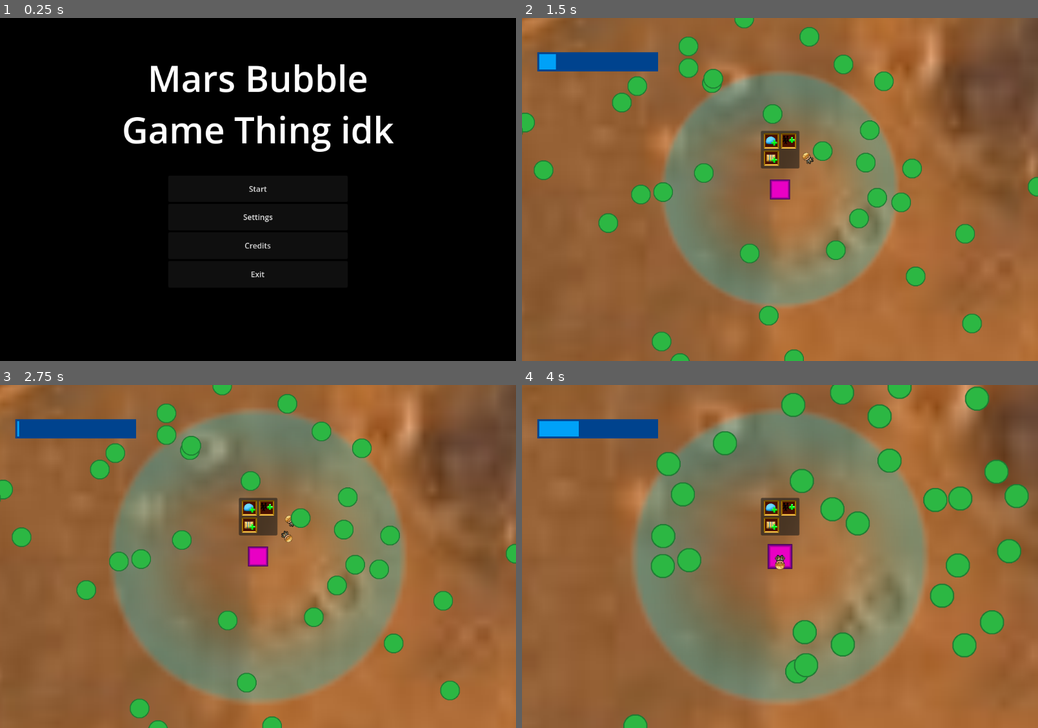
Above: before the commit, frames 1-4 (two rows, left to right).
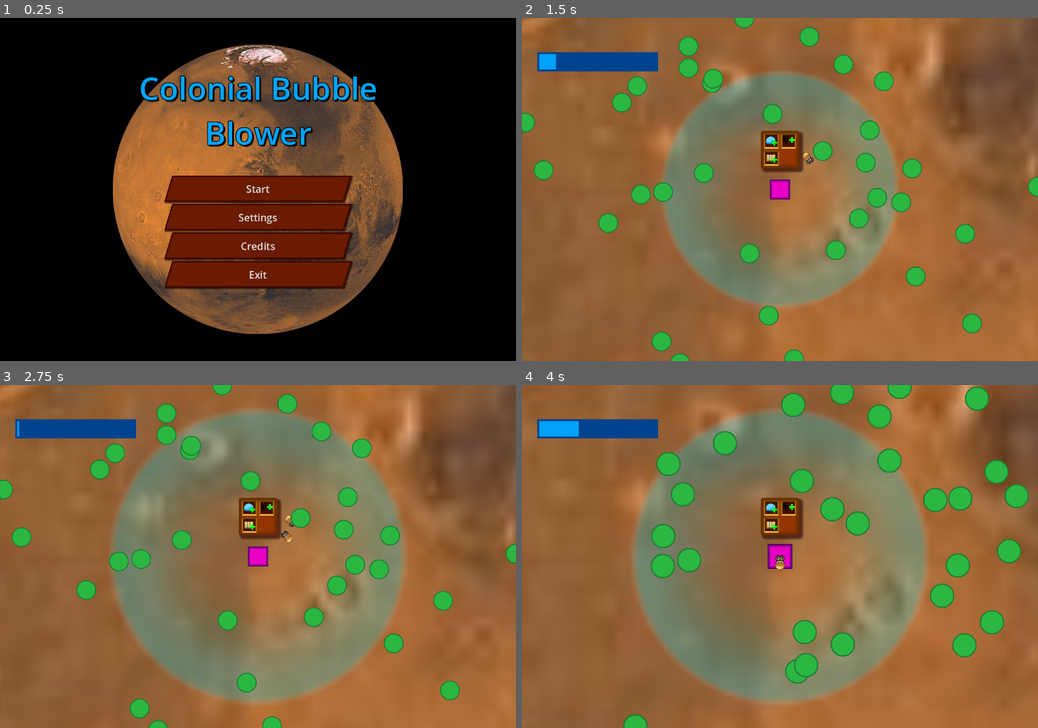
Above: after the commit, the same moments.

Repository: Fach01/Bopulation-Bubble-Beyond
Game: Godot game, scene res://Scenes/Main Menu.tscn
Two runs of this game, one before a commit and one after it. Both use one fixed random seed, a clock stepped at 60 frames per second and the inputs below.
Inputs (mouse positions are in pixels of both pictures, inside the frame that each line leads up to):
- Up to frame 1 (0.25 s): no input
- Up to frame 2 (1.5 s): click "Start" at 0.5 s; click (769, 141) at 1.25 s
- Up to frame 3 (2.75 s): click (268, 508) at 2 s
- Up to frame 4 (4 s): click (769, 525) at 2.75 s; click "Restart" at 3.5 s

The runs differ from the first frame. In frame 1, 37% of the frame differs, in the area x 21-79%, y 7-93%; in frame 2, 0.6%; in frame 3, 0.6%; in frame 4, 0.6%.

Commit message:
Menu Themeing

Diff:
--- /dev/null
+++ b/Objects/win_screen.tscn
@@ -0,0 +1,107 @@
+[gd_scene load_steps=5 format=3 uid="uid://clb06qln38owr"]
+
+[ext_resource type="Script" path="res://Scripts/start_button.gd" id="1_5wixi"]
+
+[sub_resource type="Gradient" id="Gradient_krt4s"]
+colors = PackedColorArray(0.534614, 0.630143, 0.822404, 1, 1, 1, 1, 1)
+
+[sub_resource type="GradientTexture2D" id="GradientTexture2D_1oskb"]
+gradient = SubResource("Gradient_krt4s")
+width = 15
+height = 40
+fill_from = Vector2(1, 0)
+fill_to = Vector2(1, 1)
+
+[sub_resource type="Gradient" id="Gradient_qmrch"]
+interpolation_color_space = 2
+offsets = PackedFloat32Array(0, 0.22408, 0.488294, 0.779264, 1)
+colors = PackedColorArray(1, 0, 0, 1, 0.643212, 0.980312, 0, 1, 0, 0.98, 0.898333, 1, 0.0490002, 0, 0.98, 1, 0.931, 0, 0.98, 1)
+
+[node name="Lose Screen" type="AspectRatioContainer"]
+anchors_preset = 15
+anchor_right = 1.0
+anchor_bottom = 1.0
+grow_horizontal = 2
+grow_vertical = 2
+
+[node name="Control" type="Control" parent="."]
+layout_mode = 2
+mouse_filter = 2
+
+[node name="Panel" type="Panel" parent="Control"]
+layout_mode = 1
+anchors_preset = -1
+anchor_left = 0.121
+anchor_top = 0.275
+anchor_right = 0.879
+anchor_bottom = 0.728
+offset_left = -0.120003
+offset_top = 2.0
+offset_right = 0.119934
+offset_bottom = -0.160034
+grow_horizontal = 2
+grow_vertical = 2
+mouse_filter = 2
+
+[node name="Label" type="RichTextLabel" parent="Control/Panel"]
+layout_mode = 1
+anchors_preset = -1
+anchor_right = 1.0
+anchor_bottom = 0.343
+offset_left = 13.0
+offset_top = 19.0
+offset_right = -12.9999
+offset_bottom = 65.868
+grow_horizontal = 2
+grow_vertical = 2
+bbcode_enabled = true
+text = "[center][font_size=50]Congratulations![font_size=25]
+You've successfully colonised mars!"
+
+[node name="HBoxContainer" type="HBoxContainer" parent="Control/Panel"]
+layout_mode = 1
+anchors_preset = -1
+anchor_left = 0.077
+anchor_top = 0.522
+anchor_right = 0.918
+anchor_bottom = 0.765
+offset_left = -0.0419998
+offset_top = -0.127975
+offset_right = -0.227966
+offset_bottom = 0.14003
+grow_horizontal = 2
+grow_vertical = 2
+mouse_filter = 2
+
+[node name="Button" type="Button" parent="Control/Panel/HBoxContainer"]
+layout_mode = 2
+size_flags_horizontal = 3
+mouse_filter = 1
+text = "Play Again"
+script = ExtResource("1_5wixi")
+NewScene = &"Scenes/Game Scene.tscn"
+
+[node name="Button2" type="Button" parent="Control/Panel/HBoxContainer"]
+layout_mode = 2
+size_flags_horizontal = 3
+mouse_filter = 1
+text = "Main Menu"
+script = ExtResource("1_5wixi")
+NewScene = &"Scenes/Main Menu.tscn"
+
+[node name="CPUParticles2D" type="CPUParticles2D" parent="Control"]
+position = Vector2(360, 720)
+texture = SubResource("GradientTexture2D_1oskb")
+emission_shape = 3
+emission_rect_extents = Vector2(300, 1)
+particle_flag_align_y = true
+direction = Vector2(0, -1)
+spread = 22.88
+gravity = Vector2(0, 400)
+initial_velocity_min = 302.77
+initial_velocity_max = 637.9
+scale_amount_min = 0.3
+split_scale = true
+scale_curve_x = null
+scale_curve_y = null
+color_initial_ramp = SubResource("Gradient_qmrch")
--- /dev/null
+++ b/Primary Theme.tres
@@ -0,0 +1,91 @@
+[gd_resource type="Theme" load_steps=6 format=3 uid="uid://crs3vvx21fu"]
+
+[sub_resource type="StyleBoxFlat" id="StyleBoxFlat_8bb4p"]
+content_margin_left = 5.0
+content_margin_top = 5.0
+content_margin_right = 5.0
+content_margin_bottom = 5.0
+bg_color = Color(0.521569, 0.0313726, 0, 1)
+skew = Vector2(0.3, 0)
+border_width_left = 3
+border_width_top = 3
+border_width_right = 3
+border_width_bottom = 3
+border_color = Color(1, 0.566291, 0.479449, 1)
+shadow_size = 2
+shadow_offset = Vector2(2, 2)
+anti_aliasing = false
+
+[sub_resource type="StyleBoxFlat" id="StyleBoxFlat_d0o6f"]
+content_margin_left = 5.0
+content_margin_top = 5.0
+content_margin_right = 5.0
+content_margin_bottom = 5.0
+bg_color = Color(0.519702, 0.032863, 0, 1)
+skew = Vector2(0.3, 0)
+border_width_left = 3
+border_width_top = 3
+border_width_right = 3
+border_width_bottom = 3
+border_color = Color(0.247059, 0.0196078, 0, 1)
+shadow_size = 2
+shadow_offset = Vector2(2, 2)
+anti_aliasing = false
+
+[sub_resource type="StyleBoxFlat" id="StyleBoxFlat_k4fc6"]
+content_margin_left = 5.0
+content_margin_top = 5.0
+content_margin_right = 5.0
+content_margin_bottom = 3.0
+bg_color = Color(0.41748, 0.105404, 0, 1)
+skew = Vector2(0.3, 0)
+border_width_left = 3
+border_width_top = 3
+border_width_right = 3
+border_width_bottom = 3
+border_color = Color(0.245306, 0.0193983, 0, 1)
+shadow_size = 2
+shadow_offset = Vector2(2, 2)
+anti_aliasing = false
+
+[sub_resource type="StyleBoxFlat" id="StyleBoxFlat_5g876"]
+
+[sub_resource type="StyleBoxFlat" id="StyleBoxFlat_l6osn"]
+content_margin_left = 12.0
+content_margin_top = 12.0
+content_margin_right = 12.0
+content_margin_bottom = 12.0
+bg_color = Color(0.57253, 0.20661, 0, 1)
+border_width_left = 10
+border_width_top = 10
+border_width_right = 10
+border_width_bottom = 10
+border_color = Color(0.369784, 0.172153, 0, 1)
+border_blend = true
+corner_radius_top_left = 5
+corner_radius_top_right = 5
+corner_radius_bottom_right = 5
+corner_radius_bottom_left = 5
+shadow_color = Color(0.150258, 0, 0.010869, 0.6)
+shadow_size = 5
+shadow_offset = Vector2(5, 5)
+anti_aliasing = false
+
+[resource]
+Button/font_sizes/font_size = 21
+Button/styles/focus = SubResource("StyleBoxFlat_8bb4p")
+Button/styles/hover = SubResource("StyleBoxFlat_d0o6f")
+Button/styles/normal = SubResource("StyleBoxFlat_k4fc6")
+Button/styles/pressed = SubResource("StyleBoxFlat_5g876")
+Label/colors/font_color = Color(0.521569, 0.0313726, 0, 1)
+Label/colors/font_outline_color = Color(0.3, 0.051, 0.051, 1)
+Label/colors/font_shadow_color = Color(0.278812, 0.0198053, 0.00476978, 0.654902)
+Label/constants/outline_size = 3
+Label/constants/shadow_offset_x = 2
+Label/constants/shadow_offset_y = 2
+Label/constants/shadow_outline_size = 2
+Label/font_sizes/font_size = 41
+Label/fonts/font = null
+Label/styles/normal = null
+Panel/styles/panel = SubResource("StyleBoxFlat_l6osn")
+RichTextLabel/fonts/normal_font = null
--- a/Scenes/Game Scene.tscn
+++ b/Scenes/Game Scene.tscn
@@ -7,6 +7,7 @@
 [ext_resource type="PackedScene" uid="uid://xftryq1tmjcv" path="res://Objects/unit.tscn" id="5_j3rfs"]
 [ext_resource type="Texture2D" uid="uid://diynp1cg5pq64" path="res://Assets/Textures/Mars.jpg" id="5_ppkt8"]
 [ext_resource type="ButtonGroup" uid="uid://f4soss1gceil" path="res://Objects/Store Button Group.tres" id="6_5twy6"]
+[ext_resource type="PackedScene" uid="uid://clb06qln38owr" path="res://Objects/win_screen.tscn" id="6_kd8gn"]
 [ext_resource type="Texture2D" uid="uid://blwf4uhk02nr" path="res://Assets/Textures/dead worker sprite.png" id="6_xugy1"]
 [ext_resource type="Texture2D" uid="uid://dgiyepu4djsgl" path="res://Assets/Textures/GetWorkers.png" id="7_8vim0"]
 [ext_resource type="Texture2D" uid="uid://btm0rd0oefbcr" path="res://Assets/Textures/worker sprite.png" id="7_lp43u"]
@@ -79,11 +80,11 @@
 unit_cost = 40.0
 bubble_upgrade_cost = 20.0
 storage_upgrade_cost = 20.0
-depletion_speed = null
 shield = NodePath("../Bubble")
 camera = NodePath("../Camera2D")
 UI_parent = NodePath("../HUD/AspectRatioContainer/Control2")
 lose_screen = ExtResource("10_va2wc")
+win_screen = ExtResource("6_kd8gn")
 dead_unit_texture = ExtResource("6_xugy1")
 unit_instancer = NodePath("MultiMeshInstance2D")
 unit_scene = ExtResource("5_j3rfs")
--- a/Scenes/Main Menu.tscn
+++ b/Scenes/Main Menu.tscn
@@ -1,10 +1,19 @@
-[gd_scene load_steps=4 format=3 uid="uid://88rdhe1tuonb"]
+[gd_scene load_steps=7 format=3 uid="uid://88rdhe1tuonb"]
 
 [ext_resource type="Script" path="res://Scripts/start_button.gd" id="1_ronnr"]
+[ext_resource type="Texture2D" uid="uid://diynp1cg5pq64" path="res://Assets/Textures/Mars.jpg" id="1_t6yoc"]
+[ext_resource type="Script" path="res://Scripts/background_changer.gd" id="2_le3wj"]
+[ext_resource type="Texture2D" uid="uid://byhgdk76j2oq3" path="res://Assets/Textures/Mars_Green.jpg" id="3_hh5dp"]
 [ext_resource type="Script" path="res://Scripts/quit_button.gd" id="5_p2thg"]
 
 [sub_resource type="LabelSettings" id="LabelSettings_idr70"]
-font_size = 76
+font_size = 66
+font_color = Color(0, 0.65, 1, 1)
+outline_size = 6
+outline_color = Color(0, 0, 0, 1)
+shadow_size = 3
+shadow_color = Color(0, 0, 0, 0.815686)
+shadow_offset = Vector2(3, 3)
 
 [node name="MainMenu" type="Control"]
 layout_mode = 3
@@ -23,8 +32,23 @@
 grow_vertical = 2
 ratio = 1.7778
 
-[node name="ReferenceRect" type="ReferenceRect" parent="AspectRatioContainer"]
+[node name="AspectRatioContainer" type="AspectRatioContainer" parent="AspectRatioContainer"]
 layout_mode = 2
+
+[node name="Control" type="Control" parent="AspectRatioContainer/AspectRatioContainer"]
+layout_mode = 2
+
+[node name="TextureRect" type="TextureRect" parent="AspectRatioContainer/AspectRatioContainer/Control"]
+layout_mode = 1
+anchors_preset = 15
+anchor_right = 1.0
+anchor_bottom = 1.0
+grow_horizontal = 2
+grow_vertical = 2
+texture = ExtResource("1_t6yoc")
+expand_mode = 2
+script = ExtResource("2_le3wj")
+won_background = ExtResource("3_hh5dp")
 
 [node name="Control" type="Control" parent="AspectRatioContainer"]
 layout_mode = 2
@@ -74,13 +98,13 @@
 anchors_preset = 15
 anchor_right = 1.0
 anchor_bottom = 1.0
-offset_left = 215.0
-offset_top = 37.0
-offset_right = -214.0
-offset_bottom = -397.992
+offset_left = 197.0
+offset_top = 45.0
+offset_right = -196.0
+offset_bottom = -377.492
 grow_horizontal = 2
 grow_vertical = 2
-text = "Mars Bubble Game Thing idk"
+text = "Colonial Bubble Blower"
 label_settings = SubResource("LabelSettings_idr70")
 horizontal_alignment = 1
 vertical_alignment = 1
--- a/Scripts/State.gd
+++ b/Scripts/State.gd
@@ -18,3 +18,5 @@
 static var resource : float = 70
 static var bubble_level : float = 1
 static var max_resource : float = 200
+
+static var has_won : bool
--- /dev/null
+++ b/Scripts/background_changer.gd
@@ -0,0 +1,7 @@
+extends TextureRect
+
+@export var won_background : Texture2D
+
+func _ready() -> void:
+	if State.has_won:
+		texture = won_background
--- a/Scripts/home_base.gd
+++ b/Scripts/home_base.gd
@@ -11,8 +11,10 @@
 @export var camera : Camera2D
 @export var UI_parent : Control
 @export var lose_screen : PackedScene
+@export var win_screen : PackedScene
 
 @export var dead_unit_texture : Texture2D
+@export var mars_green_texture : Texture2D
 
 var units : Array[Unit]
 
@@ -20,18 +22,18 @@
 
 var dead : bool
 
-
 signal changed_storage(max_storage : float)
 signal changed_resource(resources : float)
 signal pop
 signal bubble_upgraded(new_price : float)
 signal unit_upgraded(new_price : float)
+signal win
 
 
 @export var unit_scene : PackedScene
 
 func _process(delta: float) -> void:
-	if dead : return
+	if dead || State.has_won : return
 	State.resource = min(State.resource, State.max_resource)
 	State.resource -= depletion_speed * (State.bubble_level) * delta
 	changed_resource.emit(State.resource)
@@ -50,6 +52,10 @@
 	var node = lose_screen.instantiate()
 	UI_parent.add_child(node)
 
+func summon_win_screen():
+	var node = win_screen.instantiate()
+	UI_parent.add_child(node)
+
 func upgrade_shield(amount : int) -> bool:
 	var _final_cost = bubble_upgrade_cost * pow(State.bubble_cost_increment, amount)
 	if _final_cost > State.resource:
@@ -59,6 +65,10 @@
 	recalc_bubble_scale()
 	recalc_camera_zoom()
 	bubble_upgraded.emit(bubble_upgrade_cost)
+	if State.bubble_level > State.max_bubble_upgrades:
+		win.emit()
+		State.has_won = true
+		summon_win_screen()
 	return true
 
 
--- a/project.godot
+++ b/project.godot
@@ -29,6 +29,10 @@
 
 project/assembly_name="GameJam2025"
 
+[gui]
+
+theme/custom="res://Primary Theme.tres"
+
 [rendering]
 
 renderer/rendering_method="gl_compatibility"
Binary file added: Assets/Textures/Mars_Green.jpg
Not shown, added: Assets/Textures/Mars_Green.jpg.import
Not shown: 1 places in Scenes/Game Scene.tscn that only renumber resources
